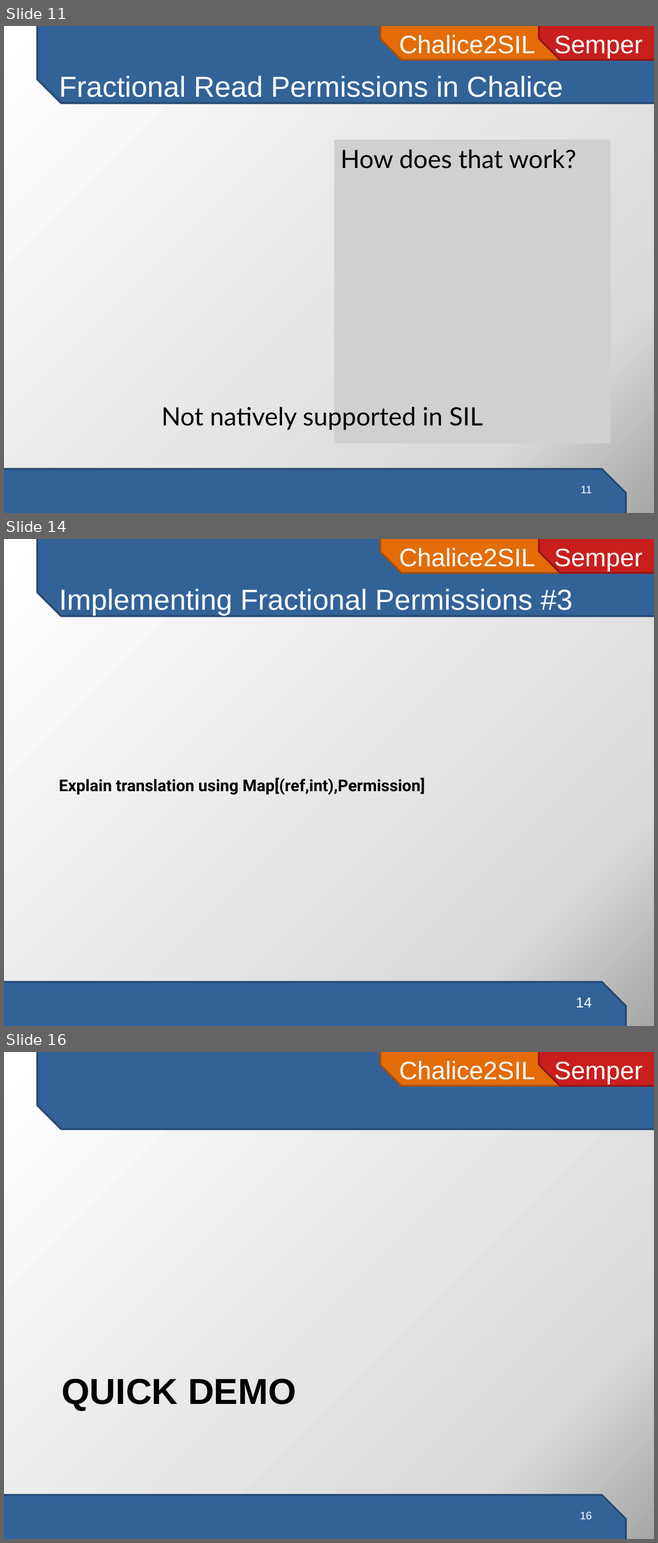
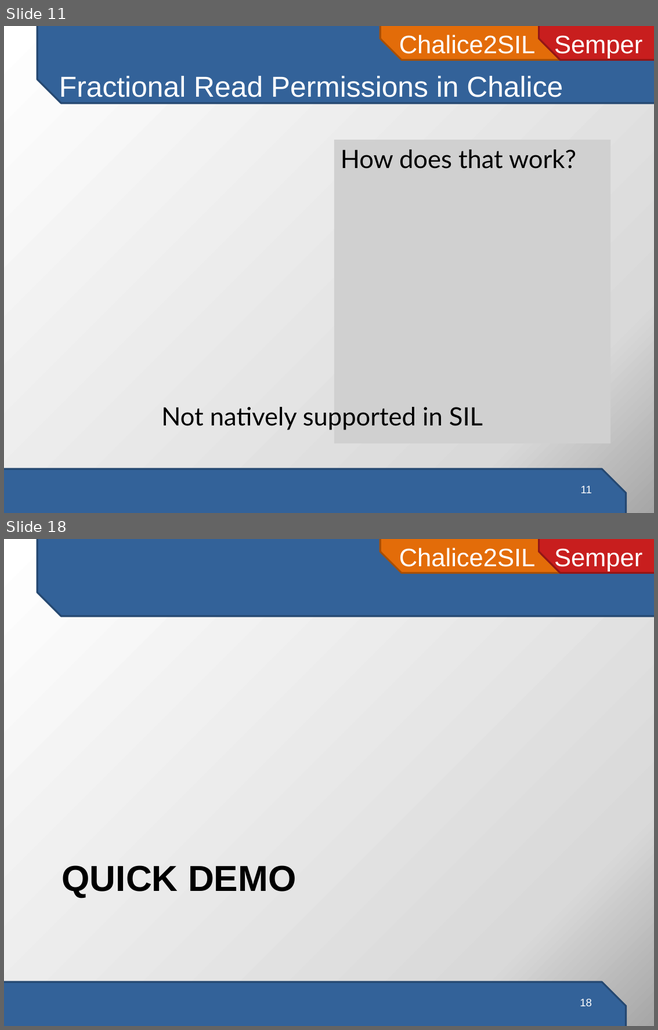
Before and after one commit to viperproject/chalice2silver, a slide deck: chalice2sil/doc/presentation/chalice2sil-presentation.pptx. Shown one above the other, each under a label of ours: slides 11, 14 and 16 before the commit, slides 11 and 18 after it; the slides between them are not shown. The pictures are 658x1543 and 658x1030 pixels, drawn with LibreOffice and Linux fonts; fonts in the diff are those of the drawing; grey boxes stand for pictures. Boxes give left, top, right and bottom in pixels: in the first picture for what was removed or moved away, otherwise in the second. Text is boxed around its words. In the diff, an @@ line names an element or a change of style, - is before the commit and + after.

```diff
--- a/chalice2sil/doc/presentation/chalice2sil-presentation.pptx
+++ b/chalice2sil/doc/presentation/chalice2sil-presentation.pptx
@@ slide 14 removed at [4,539,654,1026], background gradient #FFFFFF to #D9D9D9 to #A6A6A6; not listed: 4 template elements that a slide beside it also shows @@
@@ title removed at [59,589,572,616] @@
-Implementing Fractional Permissions #3
@@ text removed at [59,777,424,795] @@
-Explain translation using Map[(ref,int),Permission]
@@ page number removed at [575,998,592,1008] @@
-14
@@ what was slide 16 is now slide 18 @@
```
Also in this commit, not shown: 1 slide changed, 7 slides added, 3 other slides removed, 5 other files.
